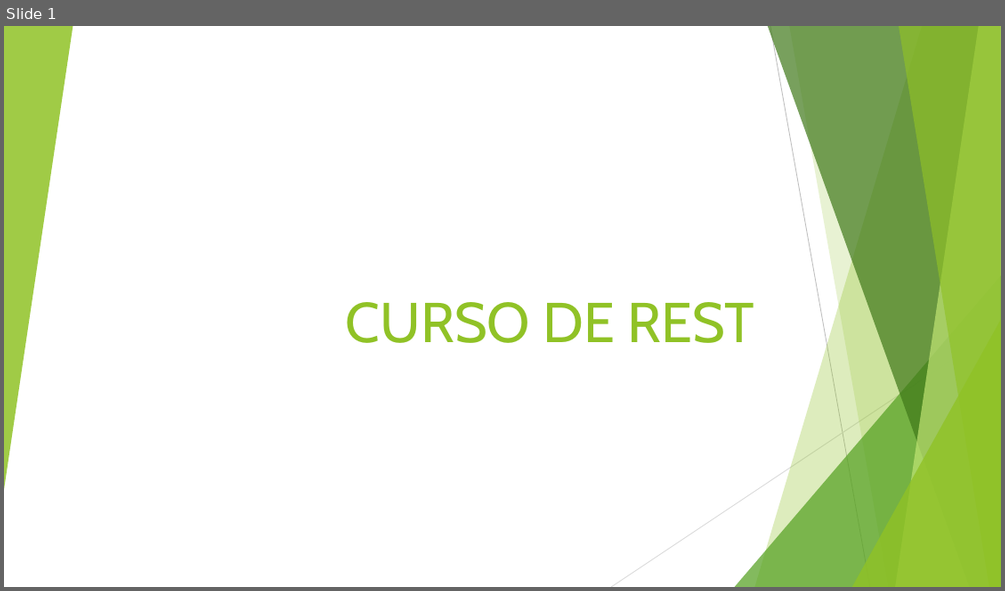
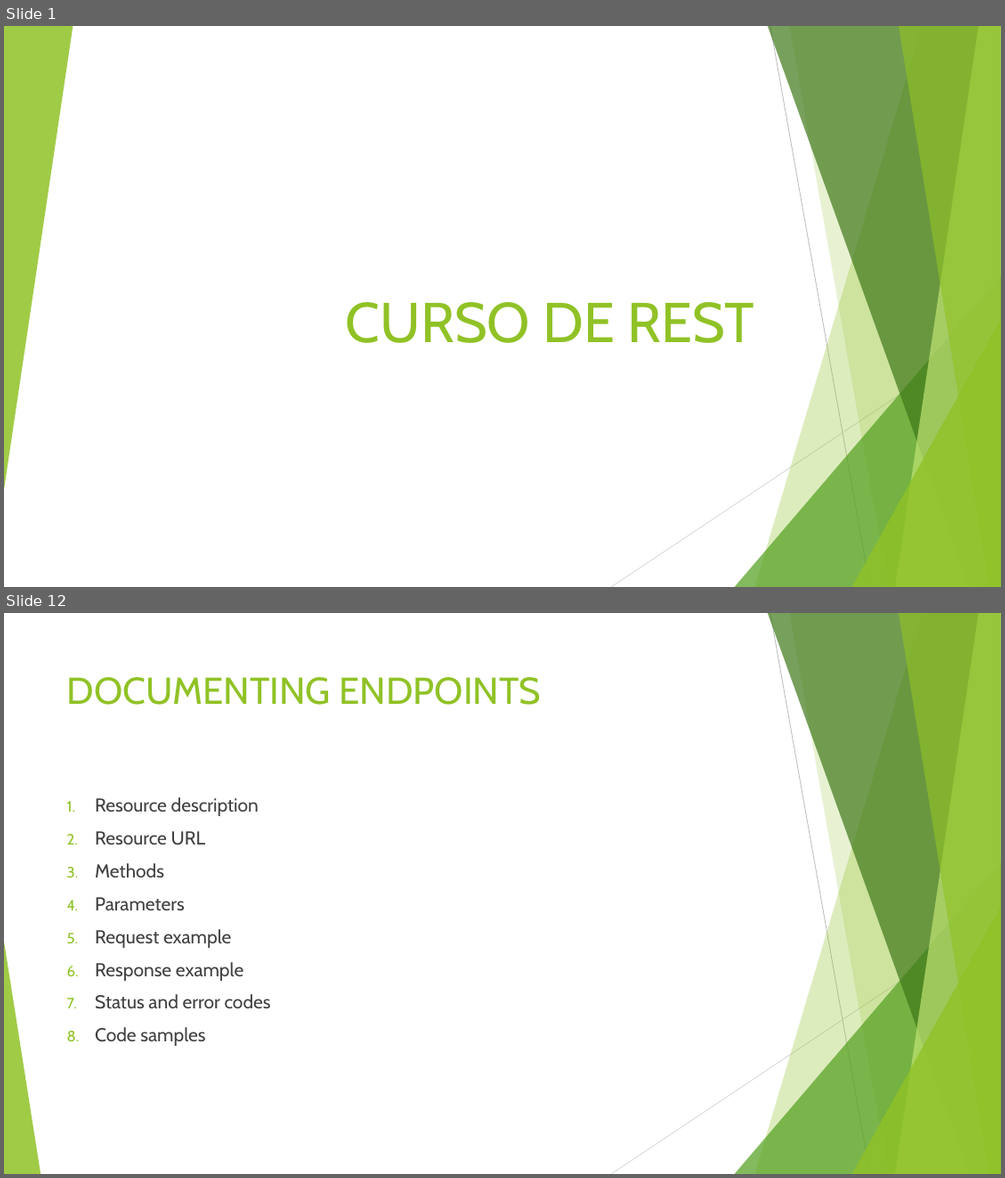
Before and after one commit to leandrocgsi/RestWithASP-NETUdemy, a slide deck: Documents/Understending RESTFul API's .pptx. Shown one above the other, each under a label of ours: slide 1 before the commit, slides 1 and 12 after it; the slides between them are not shown. The pictures are 1005x591 and 1005x1178 pixels, drawn with LibreOffice and Linux fonts; fonts in the diff are those of the drawing. Boxes give left, top, right and bottom in pixels: in the first picture for what was removed or moved away, otherwise in the second. Text is boxed around its words. In the diff, an @@ line names an element or a change of style, - is before the commit and + after.

```diff
--- a/Documents/Understending RESTFul API's .pptx
+++ b/Documents/Understending RESTFul API's .pptx
@@ slide 12 added at <box>4,613,1001,1174</box>, background #FFFFFF; not listed: 9 template elements that a slide beside it also shows @@
@@ title added at <box>67,677,541,705</box>, 36 pt, text #90C226 @@
+DOCUMENTING ENDPOINTS
@@ text added at <box>95,797,271,1046</box>, 18 pt, text #404040 @@
+1. Resource description
+2. Resource URL
+3. Methods
+4. Parameters
+5. Request example
+6. Response example
+7. Status and error codes
+8. Code samples
@@ triangle added at <box>4,941,40,1174</box>, fill #90C226 at 85% opacity @@
```
Also in this commit, not shown: 43 other slides added.
